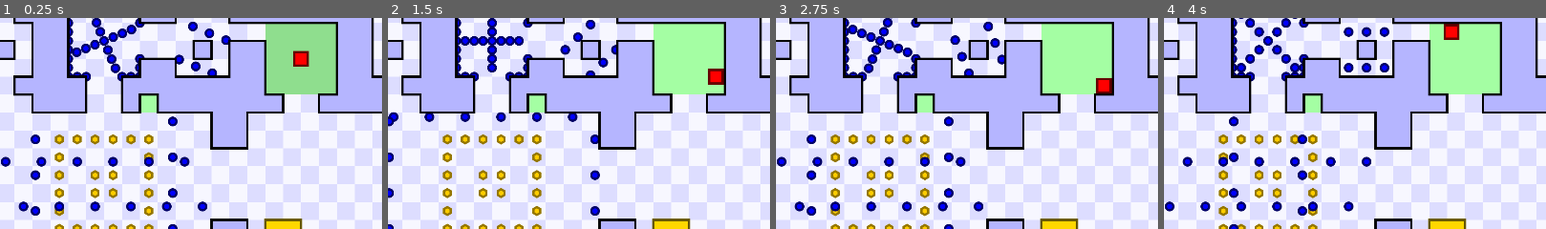
Above: before the commit, frames 1-4 (left to right).
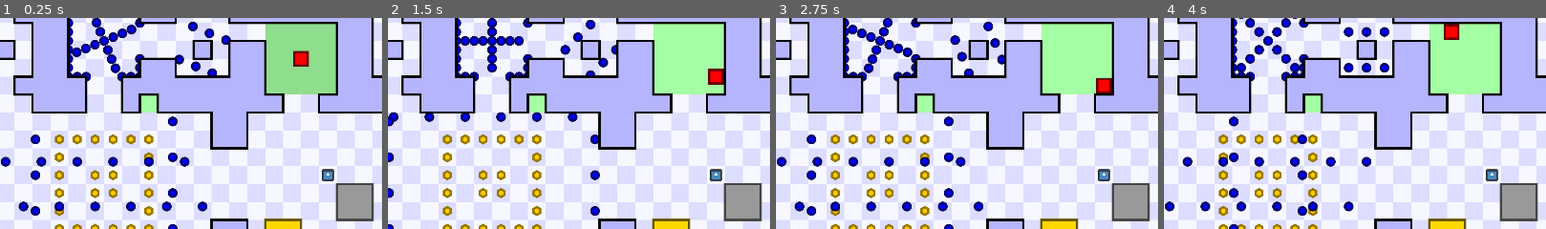
Above: after the commit, the same moments.

Repository: JustVictorGD/TWHG-Remake-Template
Game: Godot game, scene res://game/scenes/main.tscn
Two runs of this game, one before a commit and one after it. Both use one fixed random seed, a clock stepped at 60 frames per second and the inputs below. The engine's default icon, where the game draws it, is replaced by a stand-in: a white triangle on a blue panel in a dark square.
Inputs:
- Up to frame 1 (0.25 s): no input
- Up to frame 2 (1.5 s): hold D (right) 0.53-1.28 s; hold S (down) from 1.28 s (still down)
- Up to frame 3 (2.75 s): release S (down) at 2.03 s; hold D (right) from 2.03 s (still down)
- Up to frame 4 (4 s): release D (right) at 2.78 s; hold W (up) 2.78-3.53 s; hold A (left) from 3.53 s (still down)
The pictures show only the part of the screen within x 36-86%, y 11-61%; the shares and areas given below are measured in that part.

The runs differ from the first frame. In frame 1, 2.0% of the frame differs, in the area x 84-98%, y 71-97%; in frame 2, 2.0%; in frame 3, 2.0%; in frame 4, 2.0%.

Commit message:
Keys and Key Doors, small changes to Collectable
- Added Keys (inheriting Collectable class), which open Key Doors with the same Key ID property as the Key.
- Added Key Doors (inheriting Door class)
- Reduced repetition in the Coin class and moved the lock_scale and lock_rotation variables to the Collectables class
- Added a plays_sound boolean to the Collectables class
- Made small changes to the default layering and colors of Solids, Doors and their children.

Diff:
--- a/core/autoloads/collider.gd
+++ b/core/autoloads/collider.gd
@@ -10,11 +10,13 @@
 var enemies: Array[Node] = []
 var coins: Array[Node] = []
 var checkpoints: Array[Node] = []
+var keys: Array[Node] = []
 
 # Assigning unique IDs to objects
 var next_enemy_id: int = -1
 var next_checkpoint_id: int = -1
 var next_coin_id: int = -1
+var next_key_id: int = -1
 
 
 func foo(vec2i: Vector2i) -> void:
@@ -38,6 +40,12 @@
 	next_coin_id += 1
 	AreaManager.max_money += 1
 	return next_coin_id
+
+func register_key_id(node: Node) -> int:
+	keys.append(node)
+	next_key_id += 1
+	return next_key_id
+
 
 
 # Purely convenient functions.
--- a/core/autoloads/sfx.tscn
+++ b/core/autoloads/sfx.tscn
@@ -6,6 +6,7 @@
 [ext_resource type="AudioStream" uid="uid://bmw6501vnycx0" path="res://core/sfx/coinSoundTrim.mp3" id="4_phojv"]
 [ext_resource type="AudioStream" uid="uid://bno35o3repwfl" path="res://core/sfx/winSound.mp3" id="5_6rhof"]
 [ext_resource type="AudioStream" uid="uid://bxd6745sqaour" path="res://core/sfx/doorSoundTrim.mp3" id="6_k78t6"]
+[ext_resource type="AudioStream" uid="uid://bmocxq1e1y3gi" path="res://core/sfx/keySoundTrim.mp3" id="7_wptrf"]
 
 [node name="SFX" type="Node"]
 script = ExtResource("1_mivbn")
@@ -24,3 +25,6 @@
 
 [node name="Door" type="AudioStreamPlayer" parent="."]
 stream = ExtResource("6_k78t6")
+
+[node name="Key" type="AudioStreamPlayer" parent="."]
+stream = ExtResource("7_wptrf")
--- a/core/objects/gold_door.tscn
+++ b/core/objects/gold_door.tscn
@@ -9,10 +9,12 @@
 font_color = Color(0, 0, 0, 1)
 
 [node name="GoldDoor" type="ColorRect"]
-z_index = 6
+z_index = 5
 offset_right = 40.0
 offset_bottom = 40.0
+color = Color(1, 0.843137, 0, 1)
 script = ExtResource("1_gea2g")
+outline_color = Color(0.4, 0.341176, 0, 1)
 
 [node name="MoneyLeft" type="Label" parent="."]
 layout_mode = 1
--- /dev/null
+++ b/core/objects/key.tscn
@@ -0,0 +1,11 @@
+[gd_scene load_steps=3 format=3 uid="uid://b0dbbdclyjpxo"]
+
+[ext_resource type="Script" path="res://core/scripts/object_scripts/key.gd" id="1_n7evj"]
+[ext_resource type="Texture2D" uid="uid://bc88pxrwckowb" path="res://core/assets/icon.svg" id="2_0g3i5"]
+
+[node name="Key" type="Node2D" groups=["keys"]]
+script = ExtResource("1_n7evj")
+
+[node name="Key" type="Sprite2D" parent="."]
+scale = Vector2(0.25, 0.25)
+texture = ExtResource("2_0g3i5")
--- /dev/null
+++ b/core/objects/key_door.tscn
@@ -0,0 +1,13 @@
+[gd_scene load_steps=2 format=3 uid="uid://bmqdgv4kj688d"]
+
+[ext_resource type="Script" path="res://core/scripts/object_scripts/key_door.gd" id="1_tb17j"]
+
+[node name="KeyDoor" type="ColorRect" groups=["key_doors"]]
+z_index = 5
+offset_left = -24.0
+offset_top = -24.0
+offset_right = 24.0
+offset_bottom = 24.0
+color = Color(0.6, 0.6, 0.6, 1)
+script = ExtResource("1_tb17j")
+outline_color = Color(0.266667, 0.266667, 0.266667, 1)
--- a/core/scripts/classes/collectable.gd
+++ b/core/scripts/classes/collectable.gd
@@ -1,7 +1,14 @@
 extends Node2D
 class_name Collectable
 
+## Print debug information. (WIP, does nothing)
 @export var tracking: bool = false
+## Lock scale even if a parent changes its scale.
+@export var lock_scale: bool = true
+## Lock rotation even if a parent changes its rotation.
+@export var lock_rotation: bool = true
+## Play sound when collected.
+@export var plays_sound: bool = true
 
 enum states {
 	UNCOLLECTED,
@@ -17,6 +24,7 @@
 
 func _init() -> void:
 	GameLoop.update_timers.connect(update_timers)
+	GameLoop.movement_update.connect(movement_update)
 	GlobalSignal.player_respawn.connect(player_respawn)
 
 func collect() -> void:
@@ -27,7 +35,8 @@
 			state = states.SAVED
 
 		collect_animation.reset_and_play()
-		SFX.play(collect_sound)
+		if plays_sound:
+			SFX.play(collect_sound)
 		GlobalSignal.anything_collected.emit()
 
 		extra_collect()
@@ -51,6 +60,11 @@
 func extra_save() -> void:
 	pass
 
+func movement_update() -> void:
+	if lock_scale:
+		global_scale = Vector2(1, 1)
+	if lock_rotation:
+		global_rotation = 0
 
 func update_timers() -> void:
 	collect_animation.tick_and_timeout()
--- a/core/scripts/classes/door.gd
+++ b/core/scripts/classes/door.gd
@@ -55,7 +55,7 @@
 			position.y = old_position.y + old_size.y * ease(timer.get_progress(), -2)
 
 		elif open_method == open_methods.RIGHT:
-			size.x = old_size.x * timer.get_progress_left()
+			size.x = old_size.x * ease(timer.get_progress_left(), -2)
 			position.x = old_position.x + old_size.x * ease(timer.get_progress(), -2)
 
 		elif open_method == open_methods.SHRINK:
--- a/core/scripts/classes/solid.gd
+++ b/core/scripts/classes/solid.gd
@@ -21,7 +21,7 @@
 	outline = ColorRect.new()
 	add_child(outline)
 	outline.color = outline_color
-	outline.z_as_relative = false
+	outline.z_index = -1
 	outline.position = -Vector2(self.outline_size, self.outline_size)
 	outline.size = Vector2(size.x + 2 * self.outline_size, size.y + 2 * self.outline_size)
 
--- a/core/scripts/object_scripts/coin.gd
+++ b/core/scripts/object_scripts/coin.gd
@@ -1,7 +1,4 @@
 extends Collectable
-
-@export var lock_scale: bool = true
-@export var lock_rotation: bool = true
 
 var radius: int = 13
 
@@ -10,17 +7,9 @@
 func _ready() -> void:
 	collect_sound = "Coin"
 
-	GameLoop.movement_update.connect(movement_update)
 	GlobalSignal.checkpoint_touched.connect(checkpoint_touched)
-
 	# This is how collision works here.
 	id = Collider.register_coin_id(self)
-
-func movement_update() -> void:
-	if lock_scale:
-		global_scale = Vector2(1, 1)
-	if lock_rotation:
-		global_rotation = 0
 
 func extra_collect() -> void:
 	AreaManager.money += 1
@@ -29,5 +18,4 @@
 	AreaManager.money -= 1
 
 func checkpoint_touched(_id: int) -> void:
-	if state == states.PICKED_UP:
-		state = states.SAVED
+	save()
--- /dev/null
+++ b/core/scripts/object_scripts/key.gd
@@ -0,0 +1,23 @@
+extends Collectable
+
+@onready var key_id: int = -1
+var radius: int = 13
+var id: int # Not to be confused with the key_id,
+# this one is only for collision and collectable saving
+
+func _ready() -> void:
+	collect_sound = "Key"
+
+	GlobalSignal.checkpoint_touched.connect(checkpoint_touched)
+
+	# This is how collision (and assigning keys to doors) works here.
+	id = Collider.register_key_id(self)
+
+func extra_collect() -> void:
+	# Find door with matching ID and trigger it
+	for key_door: Solid in get_tree().get_nodes_in_group("key_doors"):
+		if key_door.key_id == id:
+			key_door.trigger_door()
+
+func checkpoint_touched(_id: int) -> void:
+	save()
--- /dev/null
+++ b/core/scripts/object_scripts/key_door.gd
@@ -0,0 +1,3 @@
+extends Door
+
+@export var key_id: int = -1
--- a/core/scripts/object_scripts/player.gd
+++ b/core/scripts/object_scripts/player.gd
@@ -83,6 +83,10 @@
 	for enemy: Node2D in get_tree().get_nodes_in_group("enemies"):
 		if Collider.rect_and_circle_overlap(hitbox, enemy.global_position, enemy.radius) and not dead:
 			enemy_death()
+
+	for key: Node2D in get_tree().get_nodes_in_group("keys"):
+		if Collider.rect_and_circle_overlap(hitbox, key.global_position, key.radius) and not dead:
+			key.collect()
 
 
 func collect_coin(id: int) -> void:
--- a/game/areas/level 1/1-b2.tscn
+++ b/game/areas/level 1/1-b2.tscn
@@ -9,6 +9,8 @@
 [ext_resource type="PackedScene" uid="uid://b3of87qe4oeld" path="res://core/objects/gold_door.tscn" id="7_cd51b"]
 [ext_resource type="PackedScene" uid="uid://b2nkmg44l3w64" path="res://core/objects/tile_map.tscn" id="7_mg4fx"]
 [ext_resource type="PackedScene" uid="uid://dfobwvq7x8k6i" path="res://core/objects/circle.tscn" id="7_v8775"]
+[ext_resource type="PackedScene" uid="uid://b0dbbdclyjpxo" path="res://core/objects/key.tscn" id="10_l8d2y"]
+[ext_resource type="PackedScene" uid="uid://bmqdgv4kj688d" path="res://core/objects/key_door.tscn" id="11_1d6nl"]
 
 [sub_resource type="Animation" id="Animation_sswm3"]
 resource_name = "new_animation"
@@ -722,3 +724,19 @@
 z_index = 6
 tile_map_data = PackedByteArray("AAABAAsAAAADAAEAAAAAAAsAAAACAAEAAAD//wsAAAABAAEAAAD//wwAAAABAAIAAAAAAAwAAAACAAIAAAABAA …(4000 unchanged characters)…
 metadata/_edit_lock_ = true
+
+[node name="Keys" type="Node2D" parent="."]
+
+[node name="Key" parent="Keys" instance=ExtResource("10_l8d2y")]
+position = Vector2(1368, 456)
+tracking = true
+plays_sound = false
+
+[node name="KeyDoors" type="Node2D" parent="."]
+
+[node name="KeyDoor" parent="KeyDoors" instance=ExtResource("11_1d6nl")]
+offset_left = 1392.0
+offset_top = 480.0
+offset_right = 1488.0
+offset_bottom = 576.0
+key_id = 0
Not shown: 1 places in core/autoloads/sfx.tscn that only renumber resources
Not shown: 1 places in game/areas/level 1/1-b2.tscn that only renumber resources
